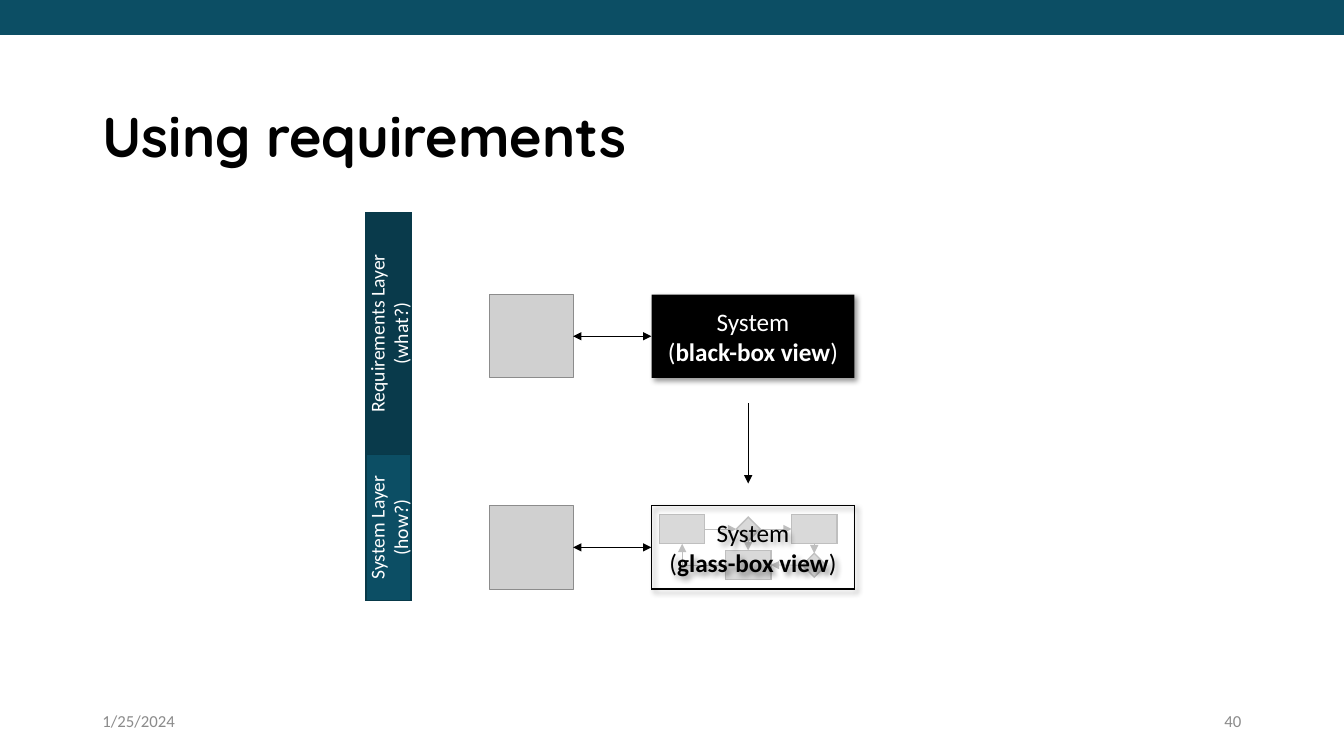
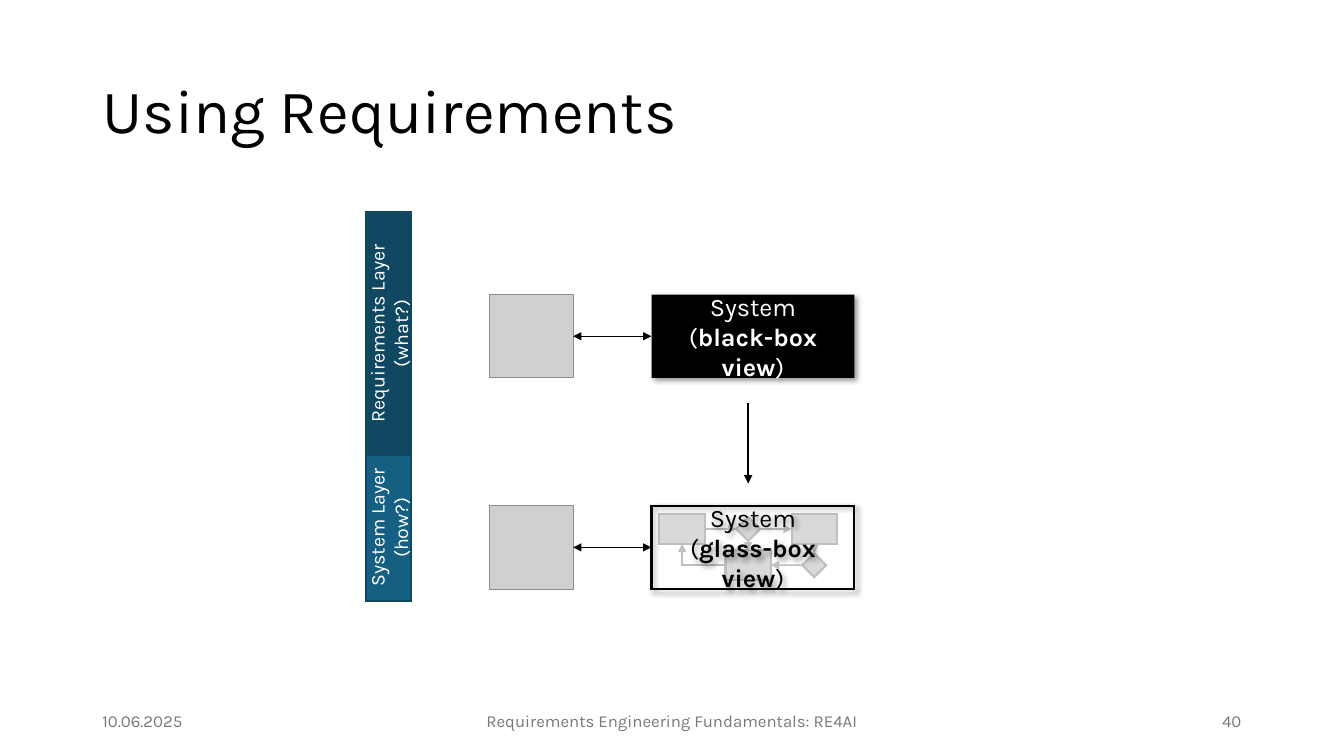
Before and after one commit to JulianFrattini/seminar-refun, a slide deck: slide 40 of slides/base/seminar-refun-base.pptx. Drawn at 1344x756 pixels with LibreOffice and Linux fonts; fonts in the diff are those of the drawing; grey boxes stand for pictures; background and template pictures are left out. Boxes give left, top, right and bottom in pixels: in the first picture for what was removed or moved away, otherwise in the second. Text is boxed around its words. In the diff, an @@ line names an element or a change of style, - is before the commit and + after.

```diff
--- a/slides/base/seminar-refun-base.pptx
+++ b/slides/base/seminar-refun-base.pptx
@@ rectangle removed at (x1=0, y1=0, x2=1344, y2=35) @@
@@ title "Using Requirements" at (x1=102, y1=90, x2=677, y2=148): vertical alignment top to middle @@
@@ title at (x1=102, y1=90, x2=677, y2=148): text changed; size 40 to 44 pt; font Quicksand to Karla; bold off @@
-Using requirements
+Using Requirements
@@ rectangle "Requirements Layer (what?)" at (x1=365, y1=212, x2=411, y2=454): font Calibri to Karla; fill #093A4B to #104862; outline #093A4A 1 pt to #104760 1.5 pt @@
@@ rectangle "System" at (x1=651, y1=294, x2=854, y2=378): font Calibri to Karla @@
@@ rectangle "System Layer (how?)" at (x1=366, y1=455, x2=411, y2=601): font Calibri to Karla; fill #0C4E64 to #156082; outline #093A4A 1 pt to #104760 1.5 pt @@
@@ rectangle "System" at (x1=651, y1=506, x2=854, y2=590): font Calibri to Karla; outline #000000 1 pt to #000000 1.5 pt @@
@@ arrow (705, 529) - (736, 529): stroke #BFBFBF 0.5 pt to #BFBFBF 1 pt @@
@@ arrow (760, 529) - (791, 529): stroke #BFBFBF 0.5 pt to #BFBFBF 1 pt @@
@@ double arrow (574, 547) - (651, 547): stroke #000000 0.5 pt to #000000 1 pt @@
@@ elbow arrow (726, 566) - (683, 543): stroke #BFBFBF 0.5 pt to #BFBFBF 1 pt @@
@@ arrow (748, 541) - (748, 551): stroke #BFBFBF 0.5 pt to #BFBFBF 1 pt @@
@@ arrow (803, 566) - (771, 566): stroke #BFBFBF 0.5 pt to #BFBFBF 1 pt @@
@@ outline #BFBFBF 1 pt to #BFBFBF 1.5 pt in 5 elements at (x1=659, y1=514, x2=705, y2=543), (x1=736, y1=517, x2=760, y2=541), (x1=726, y1=551, x2=771, y2=580), (x1=791, y1=514, x2=837, y2=543), (x1=803, y1=554, x2=827, y2=578) @@
@@ arrow (815, 543) - (815, 554): stroke #BFBFBF 0.5 pt to #BFBFBF 1 pt @@
@@ text at (x1=102, y1=716, x2=182, y2=727): text changed; font Calibri to Karla; text colour #8C8C8C to #797979 @@
-1/25/2024
+10.06.2025
@@ text added at (x1=486, y1=715, x2=857, y2=731), 12 pt, text #797979 @@
+Requirements Engineering Fundamentals: RE4AI
@@ page number at (x1=1222, y1=716, x2=1241, y2=727): font Calibri to Karla, text colour #8C8C8C to #797979 @@
```
Also in this commit, not shown: 38 other slides changed, 4 slides added, 5 slides removed, 1 other file.
